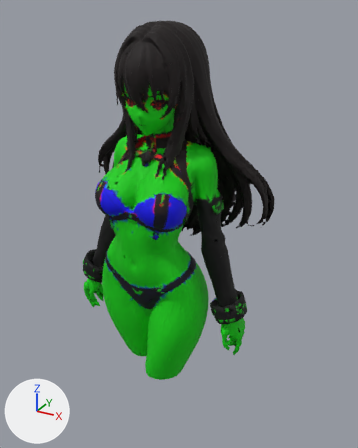
The glTF model models/girl.glb: old version first, new version second.
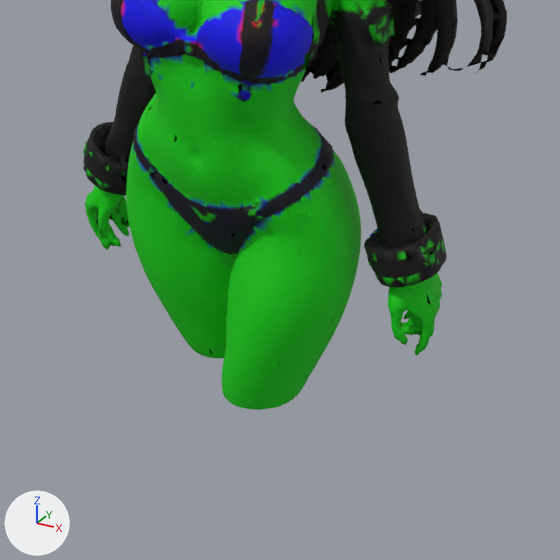
There are two pictures of each version: one whole from a 50 mm camera at (1.43, -2.3, 2.79) aimed at (0.07, 0.17, 1.55), one close up on the part from 13% to 83% of the width and 43% to 100% of the height. The lights are fixed; the arrows at lower left show +X, +Y and +Z. The last two pictures show the newer version. Vertices at exactly the same position are counted once.

Objects in the first close-up: 'girl'.
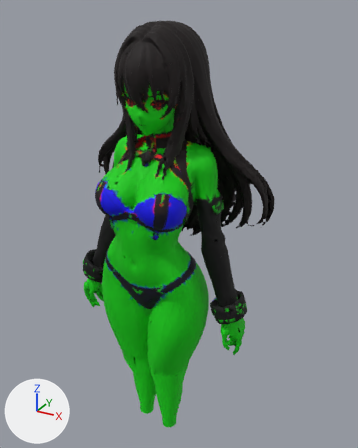
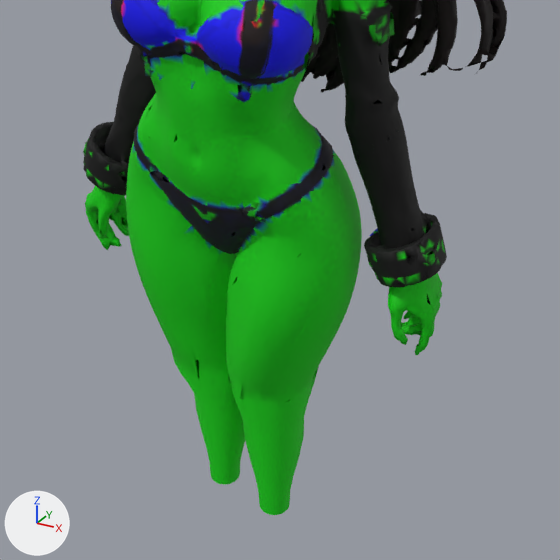
Patch to the scene script:
```diff
--- a/models/girl.glb.py
+++ b/models/girl.glb.py
@@ me_mesh_0 @@
 # used by ob_girl; location = (0.0, 0.0, 0.0)
-me_mesh_0.from_pydata(...)  # 31674 vertices, 66533 faces; spans x -0.61..0.63, y -0.33..0.47, z 0.63..2.72
+me_mesh_0.from_pydata(...)  # 32551 vertices, 68311 faces; spans x -0.61..0.63, y -0.33..0.47, z 0.11..2.72
+# me_mesh_0 part 1: 1500 vertices moved from x -0.38..0.35, y -0.23..0.23, z 0.63..1.36 to x -0.38..0.35, y -0.21..0.22, z 0.57..1.36; 906 vertices removed from x -0.37..0.35, y -0.21..0.23, z 0.63..1.37; 1783 vertices added at x -0.37..0.35, y -0.21..0.23, z 0.11..1.37
+# me_mesh_0 part 2: 1331 kept faces spanning x -0.34..0.35, y -0.21..0.2, z 0.57..1.34 get new texture (UV) coordinates
+# other edits to the shape of me_mesh_0 do not show in these pictures
 me_mesh_0.materials.append(mat_girl)
```

Changed parts and their boxes [x1, y1, x2, y2] in the close-ups (560 x 560 px; the box of a moved part takes in the faces that stretch with it):
'girl', reshaped
    before: [83, 0, 507, 410]
    after: [83, 0, 507, 515]
part 1 of me_mesh_0, moved or reshaped
    before: [126, 152, 361, 410]
    after: [126, 151, 362, 515]
part 2 of me_mesh_0, surface changed
    both: [152, 171, 353, 399]
